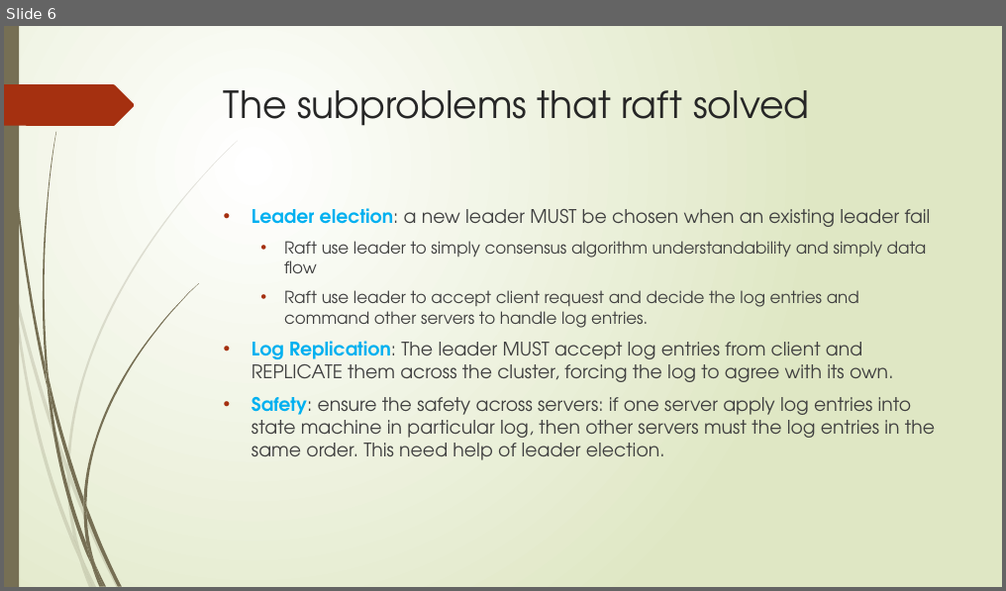
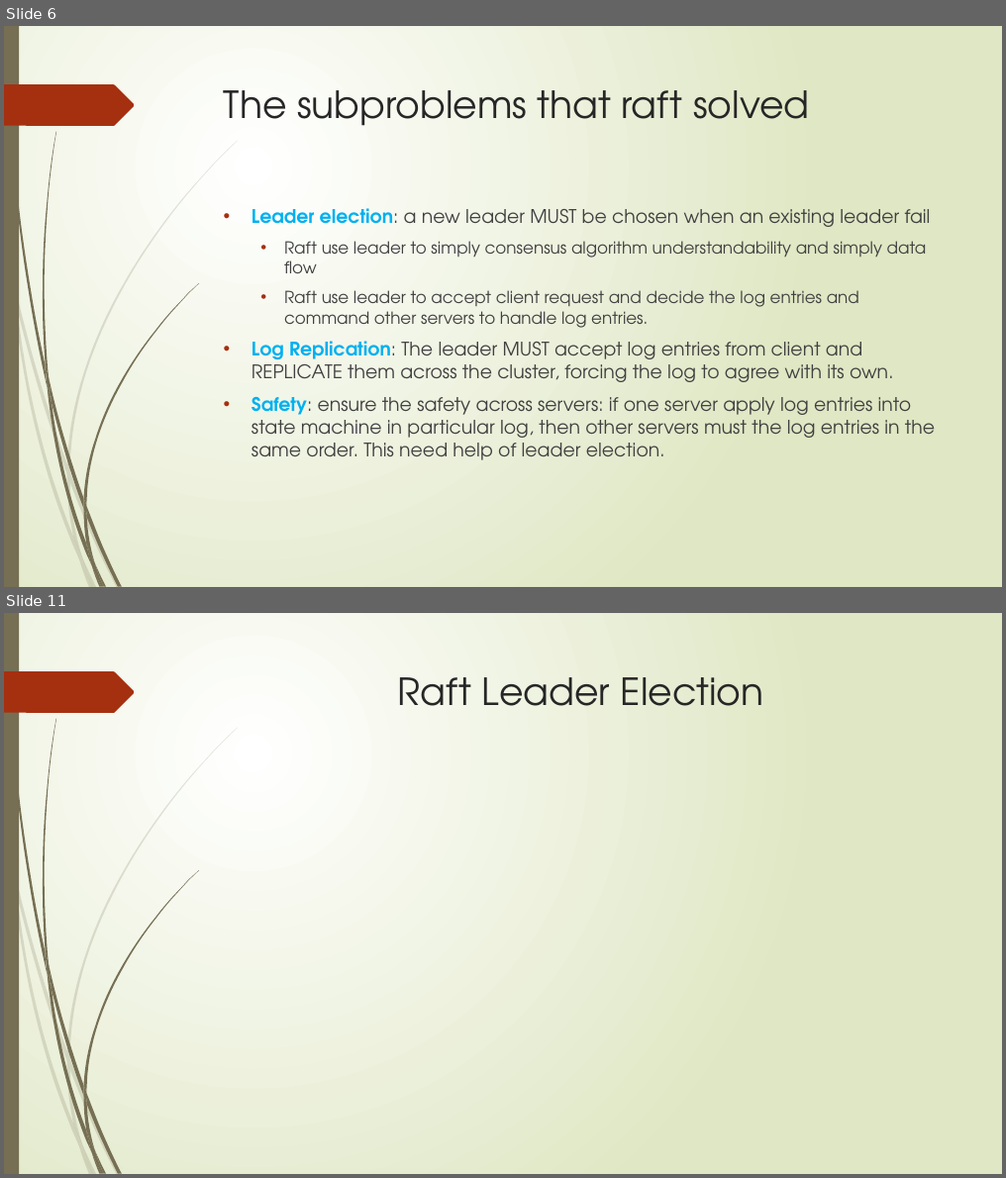
Before and after one commit to DangZhonghua/CodingPractice, a slide deck: Consensus Study/Raft Study.pptx. Shown one above the other, each under a label of ours: slide 6 before the commit, slides 6 and 11 after it; the slides between them are not shown. The pictures are 1006x591 and 1006x1178 pixels, drawn with LibreOffice and Linux fonts; fonts in the diff are those of the drawing. Boxes give left, top, right and bottom in pixels: in the first picture for what was removed or moved away, otherwise in the second. Text is boxed around its words. In the diff, an @@ line names an element or a change of style, - is before the commit and + after.

```diff
--- a/Consensus Study/Raft Study.pptx
+++ b/Consensus Study/Raft Study.pptx
@@ slide 11 added at (4, 613, 1002, 1174), background gradient #FFFFFF to #DFE8C4; not listed: 24 template elements that a slide beside it also shows @@
@@ title added at (398, 677, 764, 706), 36 pt, text #262626 @@
+Raft Leader Election
```
Also in this commit, not shown: 1 slide changed, 5 other slides added.
